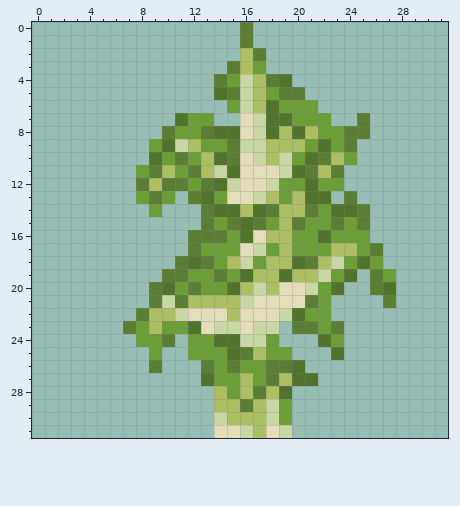
One commit to this pixel-art sprite: textures/blocks/sapling_birch.png. Above is the file before it was changed.
The file is 32x32 pixels.
The same view after the edit:
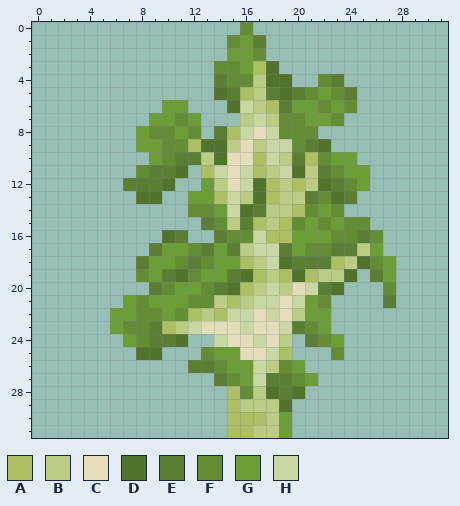
Palette (. is transparent): A #acbf62  B #bbcc84  C #e3ddba  D #51742d  E #5a7e33  F #628d35  G #6c9e38  H #c9d7a5
Difference:
Changed rows in their new state; - is an unchanged pixel.
first column x 6:
 0 ----------F-----------
 1 ---------FGE----------
 2 ---------GGF----------
 3 --------FFGAD---------
 4 ---------FFBD---FE----
 5 ----------ABED-FGFE---
 6 ----GG---D-BAE--FGF---
 7 ---GGF-.--B-BFF--F-.--
 8 --GFF-F.EAHCHFFF....--
 9 --G-FF-DDBCBHHFE-..---
10 ---GF-EB-C-AHBEAFG----
11 --F-ED.--CHAB--BEFGG--
12 -E-ED..GBCHDABABDEFG--
13 --DD.-GGAHBD-BBEFD----
14 ---.--FFGHDEBB-F-F..--
15 --------FBEAB-F-FGFF--
16 ----DE..-FFH----GFFEF-
17 ---EGGFE-EB-HE-FFEEBG-
18 --EGGFEF-GABHDE-EAB-FG
19 --FG-DF-GE--BAD-BB----
20 ----F-GFE--BHB--E---.F
21 -GFGGGFFB-BHH-HGF-----
22 GGFFGFABAHH-HCB-------
23 GFFEABH-CCHCCH-F-.----
24 -GFE-D..HCC-CB-EF-----
25 --DD--.F-GCCHA---F----
26 ---.--E-FG-HBFG-------
27 -------.EFGH-EFG------
28 --------.AFBDED-------
29 --------.-BBBD--------
30 --------.---B---------
31 --------.AABBG--------
Where, in picture pixels (left, top, right, bottom), the same in both pictures:
changed: (110, 22, 396, 438)
